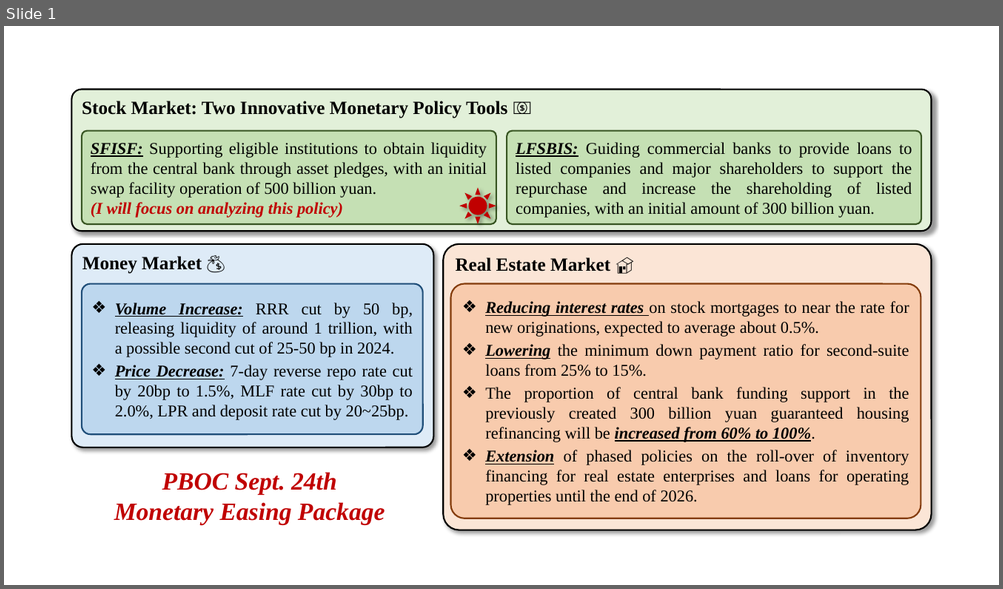
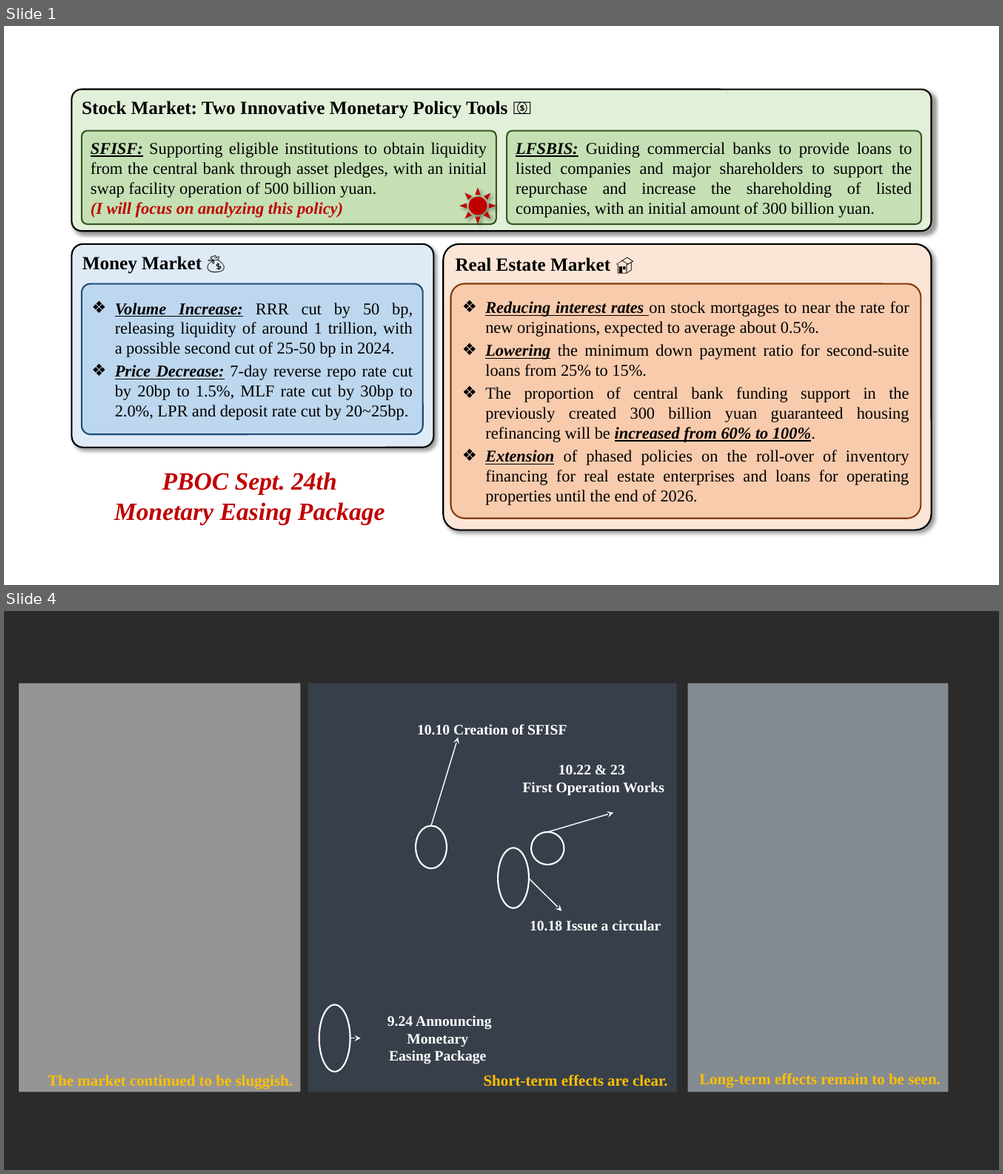
Before and after one commit to KarryRen/FMIC, a slide deck: HomeWorks/homework1/images.pptx. Shown one above the other, each under a label of ours: slide 1 before the commit, slides 1 and 4 after it; the slides between them are not shown. The pictures are 1003x589 and 1003x1174 pixels, drawn with LibreOffice and Linux fonts; fonts in the diff are those of the drawing; background and template pictures are left out; a plain dark background stands for a picture behind light text. Boxes give left, top, right and bottom in pixels: in the first picture for what was removed or moved away, otherwise in the second. Text is boxed around its words. In the diff, an @@ line names an element or a change of style, - is before the commit and + after.

```diff
--- a/HomeWorks/homework1/images.pptx
+++ b/HomeWorks/homework1/images.pptx
@@ slide 4 added at [4, 611, 999, 1170], background picture (left out) @@
@@ rectangle added at [19, 684, 300, 1092], fill #FFFFFF at 50% opacity @@
@@ rectangle added at [307, 684, 676, 1092], fill #44546A at 50% opacity @@
@@ rectangle added at [688, 684, 948, 1092], fill #DEEBF7 at 50% opacity @@
@@ text added at [417, 724, 566, 738], 14 pt, text #FFFFFF, bold @@
+10.10 Creation of SFISF
@@ arrow added from (431, 826) to (458, 738), #FFFFFF 1 pt @@
@@ text added at [523, 765, 664, 795], 14 pt, text #FFFFFF, bold @@
+10.22 & 23
+First Operation Works
@@ ellipse added at [416, 826, 447, 869], outline #FFFFFF 1.5 pt @@
@@ ellipse added at [532, 832, 564, 866], outline #FFFFFF 1.5 pt @@
@@ arrow added from (548, 832) to (614, 813), #FFFFFF 1 pt @@
@@ ellipse added at [498, 849, 529, 908], outline #FFFFFF 1.5 pt @@
@@ arrow added from (529, 879) to (561, 911), #FFFFFF 1 pt @@
@@ text added at [529, 920, 660, 931], 14 pt, text #FFFFFF, bold @@
+10.18 Issue a circular
@@ ellipse added at [318, 1005, 350, 1072], outline #FFFFFF 1.5 pt @@
@@ text added at [387, 1016, 492, 1065], 14 pt, text #FFFFFF, bold @@
+9.24 Announcing Monetary
+Easing Package
@@ arrow added from (350, 1039) to (361, 1039), #FFFFFF 1 pt @@
@@ text added at [48, 1075, 293, 1090], 15 pt, text #FFC000, bold @@
+The market continued to be sluggish.
@@ text added at [484, 1075, 668, 1087], 15 pt, text #FFC000, bold @@
+Short-term effects are clear.
@@ text added at [699, 1073, 940, 1088], 15 pt, text #FFC000, bold @@
+Long-term effects remain to be seen.
```
Also in this commit, not shown: 2 other slides added, 1 slide removed, 11 other files.
